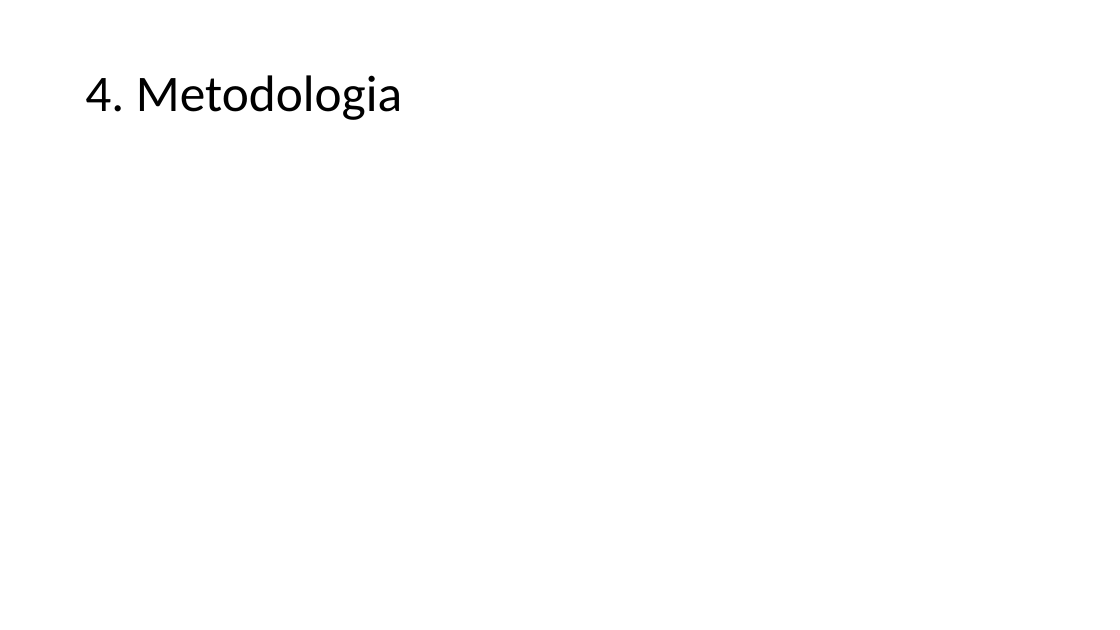
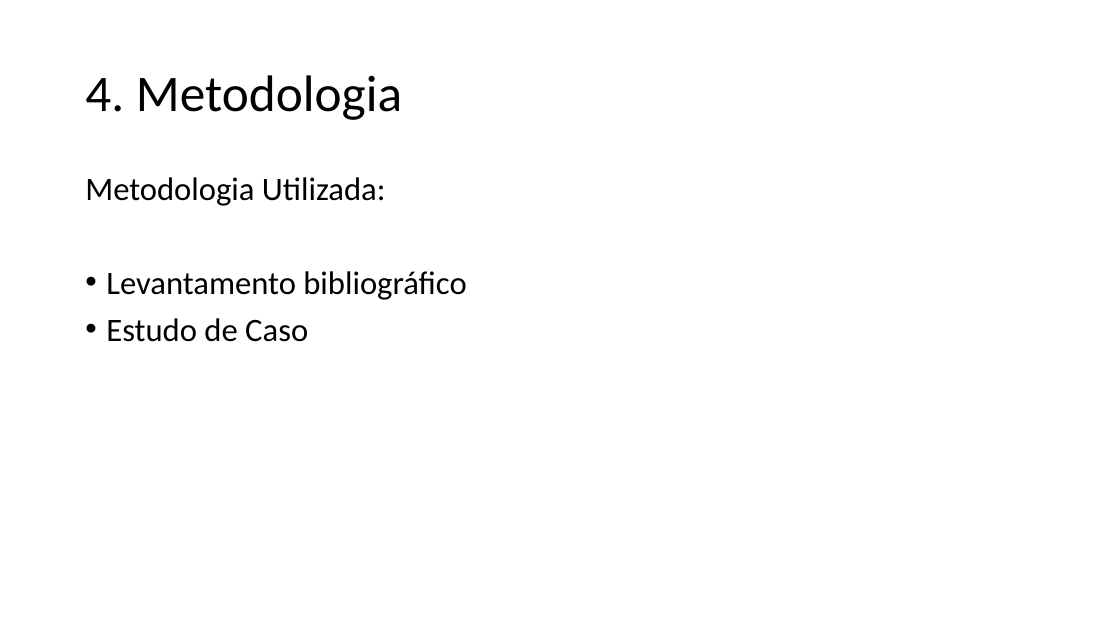
Before and after one commit to ricardopetrere/TCC_FTT, a slide deck: slide 12 of documentos/Apresentação_22_09.pptx (slide 6 before the commit). Drawn at 1120x630 pixels with LibreOffice and Linux fonts; fonts in the diff are those of the drawing. Boxes give left, top, right and bottom in pixels: in the first picture for what was removed or moved away, otherwise in the second. Text is boxed around its words. In the diff, an @@ line names an element or a change of style, - is before the commit and + after.

```diff
--- a/documentos/Apresentação_22_09.pptx
+++ b/documentos/Apresentação_22_09.pptx
@@ text added at (x1=85, y1=177, x2=466, y2=342), 28 pt, text #000000 @@
+Metodologia Utilizada:
+• Levantamento bibliográfico
+• Estudo de Caso
```
Also in this commit, not shown: 3 other slides changed, 4 slides added, 1 other file.
